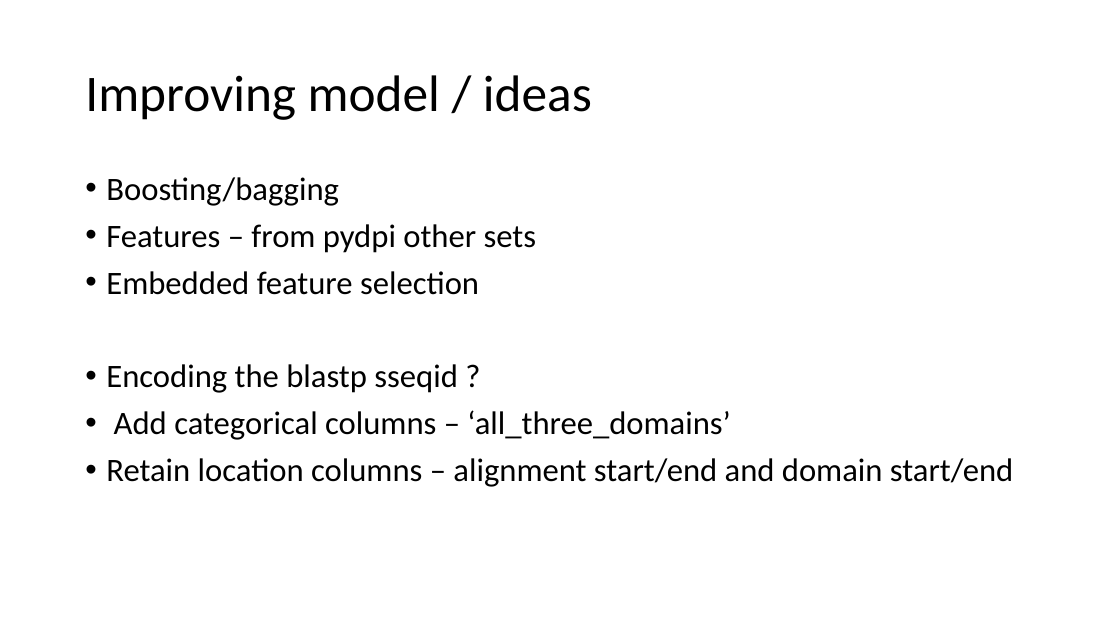
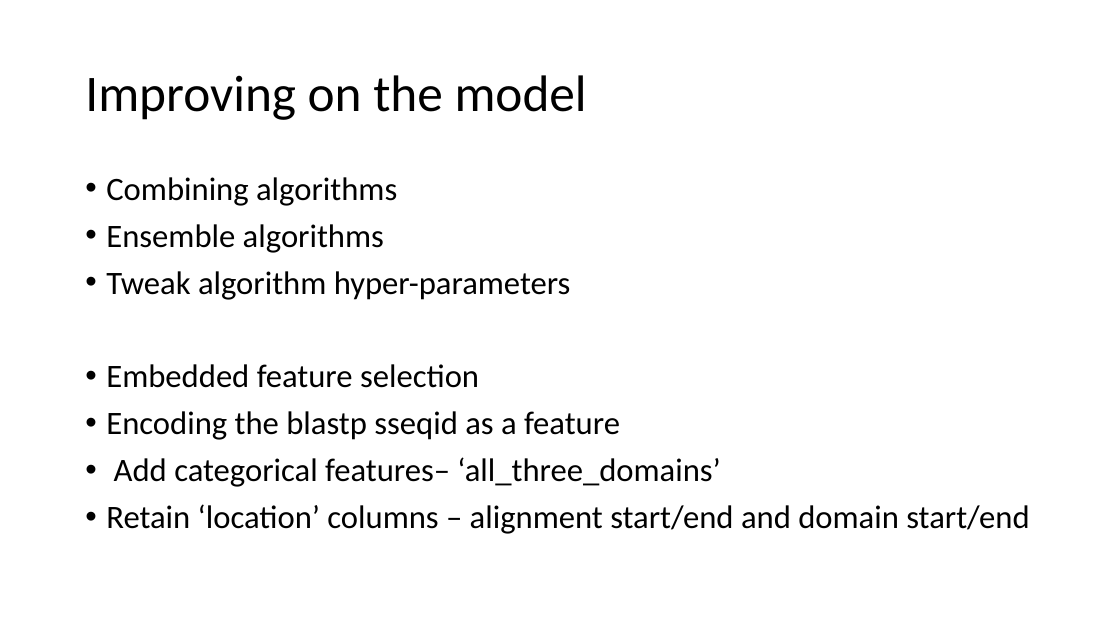
Before and after one commit to JoannaDrx/protein-classification, a slide deck: slide 19 of drugpro-jd.pptx (slide 18 before the commit). Drawn at 1120x630 pixels with LibreOffice and Linux fonts; fonts in the diff are those of the drawing. Boxes give left, top, right and bottom in pixels: in the first picture for what was removed or moved away, otherwise in the second. Text is boxed around its words. In the diff, an @@ line names an element or a change of style, - is before the commit and + after.

```diff
--- a/drugpro-jd.pptx
+++ b/drugpro-jd.pptx
@@ title at (85, 75, 587, 120): text changed @@
-Improving model / ideas
+Improving on the model
@@ text at (106, 177, 571, 300): text changed @@
-• Boosting/bagging
-• Features – from pydpi other sets
+• Combining algorithms
+• Ensemble algorithms
+• Tweak algorithm hyper-parameters
@@ text at (106, 411, 1029, 534): text changed @@
-• Encoding the blastp sseqid ?
-• Add categorical columns – ‘all_three_domains’
-• Retain location columns – alignment start/end and domain start/end
+• Encoding the blastp sseqid as a feature
+• Add categorical features– ‘all_three_domains’
+• Retain ‘location’ columns – alignment start/end and domain start/end
```
Also in this commit, not shown: 6 other slides changed, 5 slides added, 5 slides removed, 25 other files.
